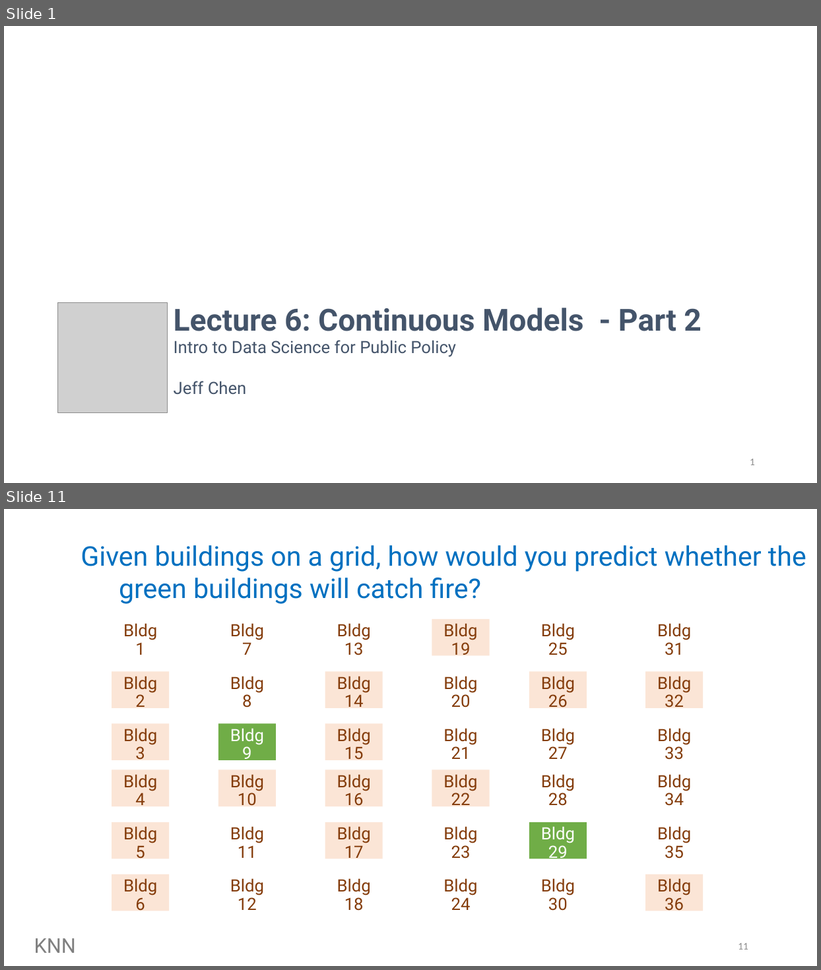
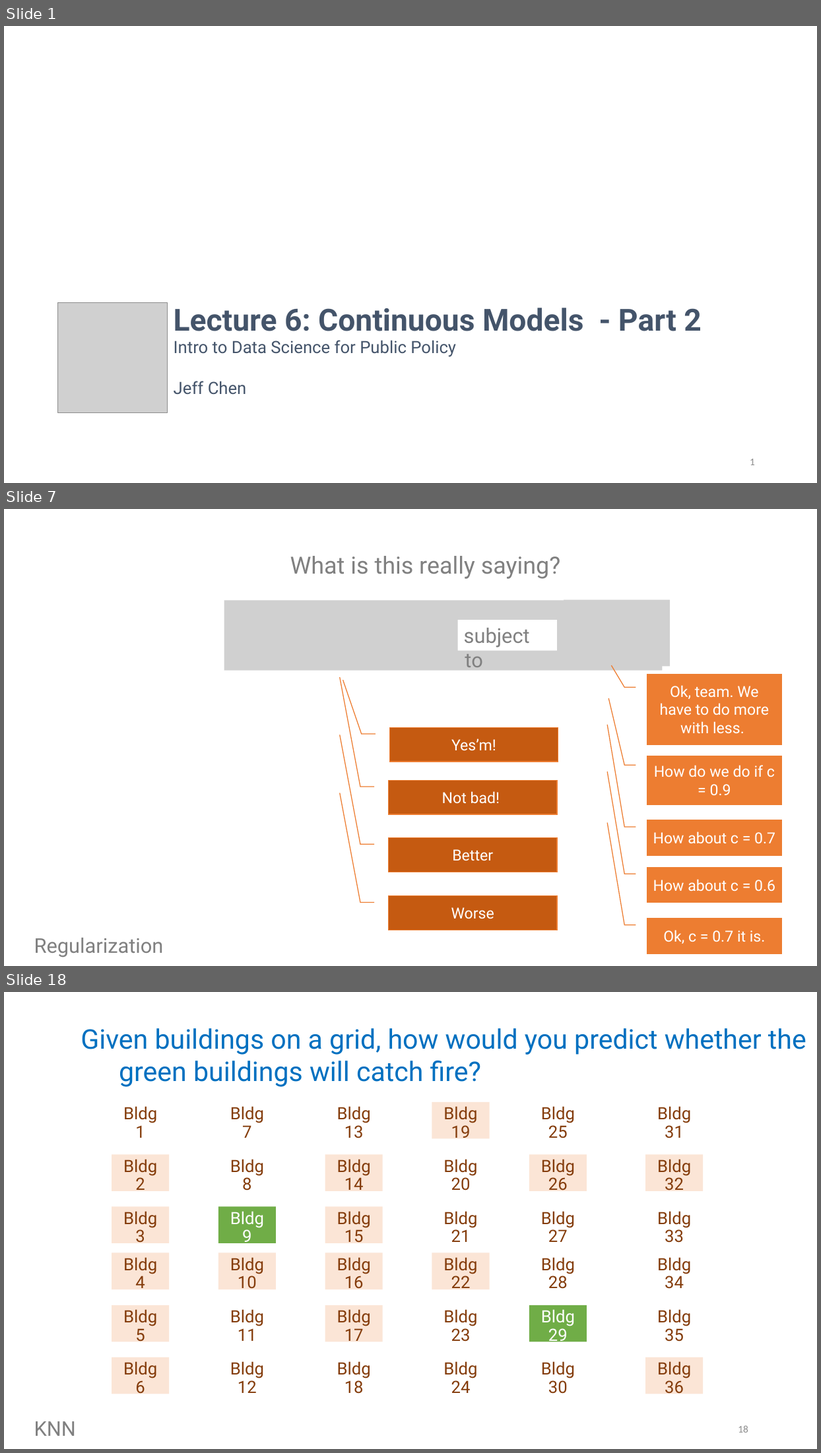
Before and after one commit to SigmaMonstR/data-science, a slide deck: lecture-06/slides.pptx. Shown one above the other, each under a label of ours: slides 1 and 11 before the commit, slides 1, 7 and 18 after it; the slides between them are not shown. The pictures are 821x970 and 821x1453 pixels, drawn with LibreOffice and Linux fonts; fonts in the diff are those of the drawing; grey boxes stand for pictures. Boxes give left, top, right and bottom in pixels: in the first picture for what was removed or moved away, otherwise in the second. Text is boxed around its words. In the diff, an @@ line names an element or a change of style, - is before the commit and + after.

```diff
--- a/lecture-06/slides.pptx
+++ b/lecture-06/slides.pptx
@@ slide 7 added at [4,509,817,966], background #FFFFFF @@
@@ text added at [290,556,560,579], 28 pt, text #808080 @@
+What is this really saying?
@@ picture added at [224,601,663,671] @@
@@ picture added at [564,600,670,666] @@
@@ rectangle added at [458,620,557,650], fill #FFFFFF, 24 pt, text #808080 @@
+subject to
@@ border callout added at [647,674,781,745], fill #ED7D31, outline #ED7D31 1 pt, 18 pt, text #FFFFFF @@
+Ok, team. We have to do more with less.
@@ rectangle added at [539,702,754,729], fill #FFFFFF @@
@@ border callout added at [389,728,558,762], fill #C55A11, outline #ED7D31 1 pt, 18 pt, text #FFFFFF @@
+Yes’m!
@@ border callout added at [647,756,781,805], fill #ED7D31, outline #ED7D31 1 pt, 18 pt, text #FFFFFF @@
+How do we do if c = 0.9
@@ border callout added at [388,780,556,815], fill #C55A11, outline #ED7D31 1 pt, 18 pt, text #FFFFFF @@
+Not bad!
@@ border callout added at [647,821,781,856], fill #ED7D31, outline #ED7D31 1 pt, 18 pt, text #FFFFFF @@
+How about c = 0.7
@@ border callout added at [388,838,556,873], fill #C55A11, outline #ED7D31 1 pt, 18 pt, text #FFFFFF @@
+Better
@@ border callout added at [647,867,781,903], fill #ED7D31, outline #ED7D31 1 pt, 18 pt, text #FFFFFF @@
+How about c = 0.6
@@ border callout added at [388,896,556,931], fill #C55A11, outline #ED7D31 1 pt, 18 pt, text #FFFFFF @@
+Worse
@@ border callout added at [647,919,781,955], fill #ED7D31, outline #ED7D31 1 pt, 18 pt, text #FFFFFF @@
+Ok, c = 0.7 it is.
@@ text added at [34,938,164,958], 24 pt, text #808080 @@
+Regularization
@@ page number added at [712,931,733,942], 12 pt, text #8C8C8C @@
+7
@@ what was slide 11 is now slide 18 @@
@@ page number at [738,1426,748,1433]: text changed @@
-11
+18
```
Also in this commit, not shown: 4 slides changed, 12 other slides added, 6 slides removed, 8 other files.
